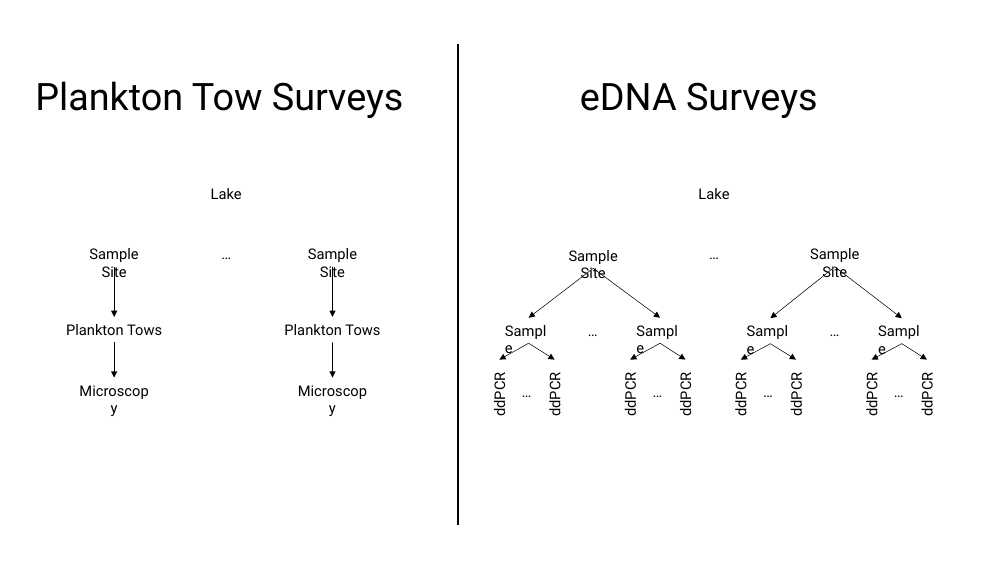
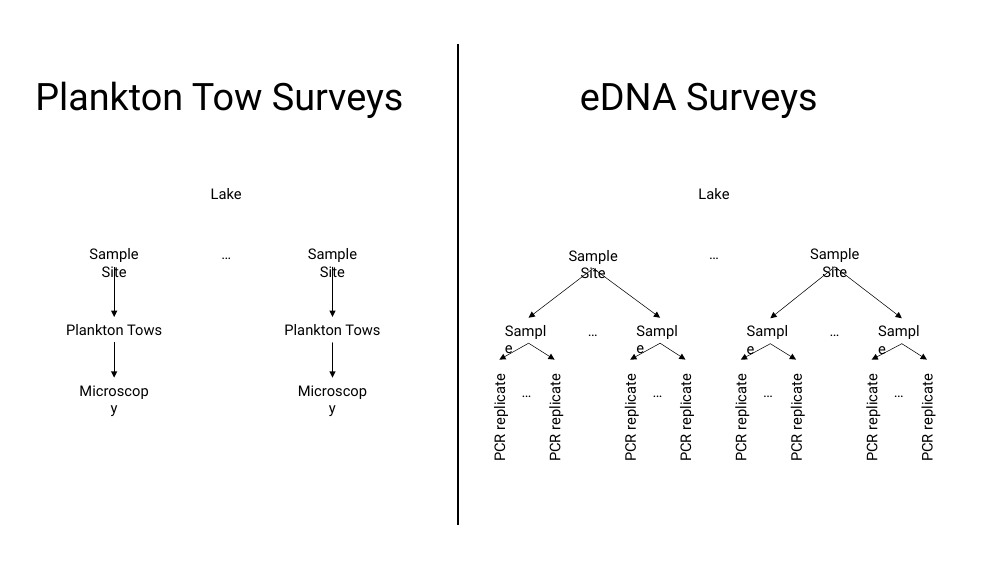
Before and after one commit to meaghanwinder/Writing-Project, a slide deck: slide 2 of 3 Minute Presentation.pptx. Drawn at 1008x567 pixels with LibreOffice and Linux fonts; fonts in the diff are those of the drawing. Boxes give left, top, right and bottom in pixels: in the first picture for what was removed or moved away, otherwise in the second. Text is boxed around its words. In the diff, an @@ line names an element or a change of style, - is before the commit and + after.

Commit message:
02.19.2020 update

```diff
--- a/3 Minute Presentation.pptx
+++ b/3 Minute Presentation.pptx
@@ text at <box>490,379,509,460</box>: text changed @@
-ddPCR
+PCR replicate
@@ text at <box>545,379,564,460</box>: text changed @@
-ddPCR
+PCR replicate
@@ text at <box>621,379,640,460</box>: text changed @@
-ddPCR
+PCR replicate
@@ text at <box>676,379,695,460</box>: text changed @@
-ddPCR
+PCR replicate
@@ text at <box>731,379,750,460</box>: text changed @@
-ddPCR
+PCR replicate
@@ text at <box>786,379,805,460</box>: text changed @@
-ddPCR
+PCR replicate
@@ text at <box>862,379,881,460</box>: text changed @@
-ddPCR
+PCR replicate
@@ text at <box>917,379,936,460</box>: text changed @@
-ddPCR
+PCR replicate
```
